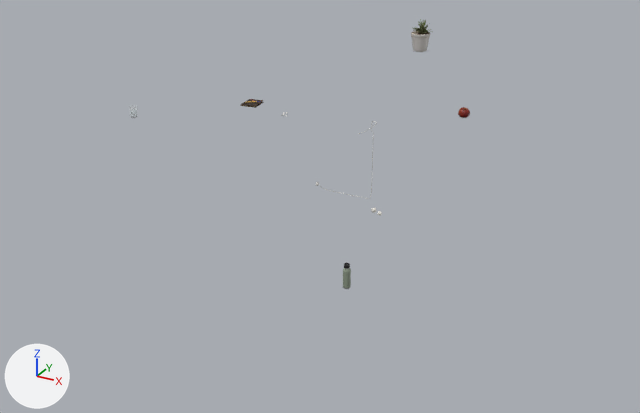
The glTF model web/room/props_clutter.glb as it was, and as the next commit left it.
Rendered twice from a 50 mm camera at (2.94, -5.8, 3.58) aimed at (-0.11, -0.26, 0.81). The axes (+X, +Y, +Z) are drawn at lower left. The lights are the same throughout. The first picture is the older version. Where no turn or scale is listed for an object, it has been applied to the vertices. Vertices at exactly the same position are counted once.

The first picture shows 'paper_balls', 'succulent_shelf' and 5 more.
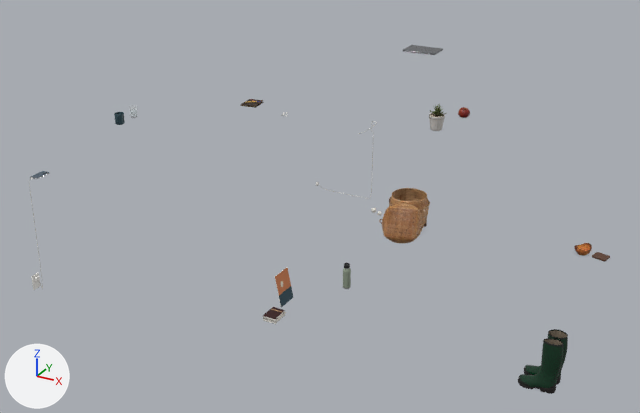
Where the newer file only moved an object's origin or applied its transform, the numbers keep the older frame.

What changed in the scene script:
```text
Add mat_wicker_basket_02:
    mat_wicker_basket_02 = bpy.data.materials.new('wicker_basket_02')
    # uses the picture img_wicker_basket_02_arm_1k
    # uses the picture img_wicker_basket_02_diff_1k
    # uses the picture img_wicker_basket_02_nor_gl_1k
Add mat_rubber_boots:
    mat_rubber_boots = bpy.data.materials.new('rubber_boots')
    # uses the picture img_rubber_boots_arm_1k
    # uses the picture img_rubber_boots_diff_1k
    # uses the picture img_rubber_boots_nor_gl_1k
Add mat_leather:
    mat_leather = bpy.data.materials.new('leather')
    # colours: brown #5c3b27
    # uses the picture img_plastic_mr
    # uses the picture img_plastic_nor
Add mat_wooden_bowl_02:
    mat_wooden_bowl_02 = bpy.data.materials.new('wooden_bowl_02')
    # uses the picture img_wooden_bowl_02_arm_1k
    # uses the picture img_wooden_bowl_02_diff_1k
    # uses the picture img_wooden_bowl_02_nor_gl_1k
Add mat_laptop_alu:
    mat_laptop_alu = bpy.data.materials.new('laptop_alu')
    # colours: grey #8f9297
    # uses the picture img_metal_mr
    # uses the picture img_metal_nor
Add mat_phone_back:
    mat_phone_back = bpy.data.materials.new('phone_back')
    # colours: dark blue #4c5d6b
    # uses the picture img_plastic_mr
    # uses the picture img_plastic_nor
Add mat_glaze:
    mat_glaze = bpy.data.materials.new('glaze')
    # colours: dark cyan #2f4b55
    # uses the picture img_plastic_mr
    # uses the picture img_plastic_nor
Change me_earbuds:
    used by ob_earbuds; location = (-1.277, 1.175, 0.976); scale = (0.0512, 0.0512, 0.0512)
    remove me_earbuds.from_pydata(...)  # 3439 vertices, 6820 faces; spans x -0.86..0.86, y -1.0..1.0, z -0.12..0.12
    add me_earbuds.from_pydata(...)  # 7044 vertices, 13995 faces; spans x -1.0..1.0, y -0.82..0.82, z -0.27..0.27
    me_earbuds part 1: 971 vertices added at x -1.0..-0.96, y -0.82..-0.68, z -0.23..0.27
    other edits to the shape of me_earbuds do not show in these pictures
Change me_paper_balls:
    remove me_paper_balls.from_pydata(...)  # 324 vertices, 640 faces; spans x -0.0613..0.0613, y -0.04..0.04, z -0.0228..0.0228
    add me_paper_balls.from_pydata(...)  # 348 vertices, 676 faces; spans x -0.0614..0.2048, y -2.1584..0.04, z -0.0228..0.0228
    me_paper_balls part 2: 24 vertices added at x 0.0966..0.2048, y -2.1584..-2.0062, z -0.022..0.0196
    other edits to the shape of me_paper_balls do not show in these pictures
Change ob_earbuds:
    ob_earbuds.location: (-1.277, 1.175, 0.976) -> (-0.065, -0.081, 0.65)
    ob_earbuds.scale: (0.0512, 0.0512, 0.0512) -> (1.83, 1.83, 1.83)
Change ob_succulent_shelf:
    ob_succulent_shelf.location: (0.03, 1.305, 1.852) -> (0.221, 1.285, 1.152)
    ob_succulent_shelf.scale: (0.134, 0.134, 0.134) -> (0.115, 0.115, 0.115)
Add ob_hamper:
    ob_hamper = bpy.data.objects.new('hamper', me_hamper)  # 4940 vertices, 9099 faces; spans x -0.216..0.216, y -0.295..0.295, z -0.17..0.17
    ob_hamper.location = (0.147, 0.866, 0.33)
Add ob_boots:
    ob_boots = bpy.data.objects.new('boots', me_boots)  # 5406 vertices, 9598 faces; spans x -0.133..0.133, y -0.107..0.107, z -0.186..0.186
    ob_boots.location = (1.846, -0.8, 0.346)
Add ob_keys:
    ob_keys = bpy.data.objects.new('keys', me_keys)  # 344 vertices, 676 faces; spans x -0.122..0.122, y -0.056..0.056, z -0.009..0.009; in mat_brass (orange #b99a5b)
    ob_keys.location = (1.832, 0.57, 0.494)
Add ob_key_bowl:
    ob_key_bowl = bpy.data.objects.new('key_bowl', me_key_bowl)  # 2329 vertices, 4666 faces; spans x -0.0638..0.0638, y -0.0641..0.0641, z -0.0366..0.0366
    ob_key_bowl.location = (1.748, 0.57, 0.522)
Add ob_laptop:
    ob_laptop = bpy.data.objects.new('laptop', me_laptop)  # 288 vertices, 568 faces; spans x -0.15..0.15, y -0.106..0.106, z -0.007..0.007
    ob_laptop.location = (0.052, 1.3, 1.727)
Add ob_books_floor:
    ob_books_floor = bpy.data.objects.new('books_floor', me_books_floor)  # 68 vertices, 120 faces; spans x -0.064..0.064, y -0.196..0.196, z -0.133..0.133; in mat_print (picture img_print_atlas)
    ob_books_floor.location = (-0.135, -0.817, 0.293)
Add ob_phone:
    ob_phone = bpy.data.objects.new('phone', me_phone)  # 552 vertices, 1040 faces; spans x -1.83..1.83, y -1.48..1.48, z -0.73..0.73
    ob_phone.location = (-0.066, -0.079, 0.999)
Add ob_mug:
    ob_mug = bpy.data.objects.new('mug', me_mug)  # 784 vertices, 1548 faces; spans x -0.0385..0.0385, y -0.0495..0.0495, z -0.0449..0.0449; in mat_tea (brown #3b2312)
    ob_mug.location = (-1.86, -0.497, 1.315)
```

Where the change shows, as pixel boxes [x1, y1, x2, y2] in the pictures (640 x 413 px):
'hamper', added (brown)
    after: [379, 188, 430, 243]
'boots', added (green)
    after: [518, 329, 568, 394]
'succulent_shelf', moved, rescaled (18% narrower, 18% shorter)
    before: [411, 19, 432, 52]
    after: [429, 104, 446, 131]
'books_floor', added (brown)
    after: [263, 267, 293, 324]
'earbuds', reshaped, moved, rescaled (not visible before)
    after: [29, 112, 377, 290]
'laptop', added
    after: [403, 45, 443, 55]
'key_bowl', added
    after: [574, 243, 592, 256]
'paper_balls', reshaped
    before: [371, 207, 382, 216]
    after: [263, 207, 382, 324]
'mug', added
    after: [114, 112, 125, 125]
'keys', added
    after: [592, 252, 610, 262]
'phone', added
    after: [30, 50, 440, 178]
part 1 of me_earbuds, added
    after: [29, 173, 49, 290]
part 2 of me_paper_balls, added
    after: [263, 311, 286, 324]
